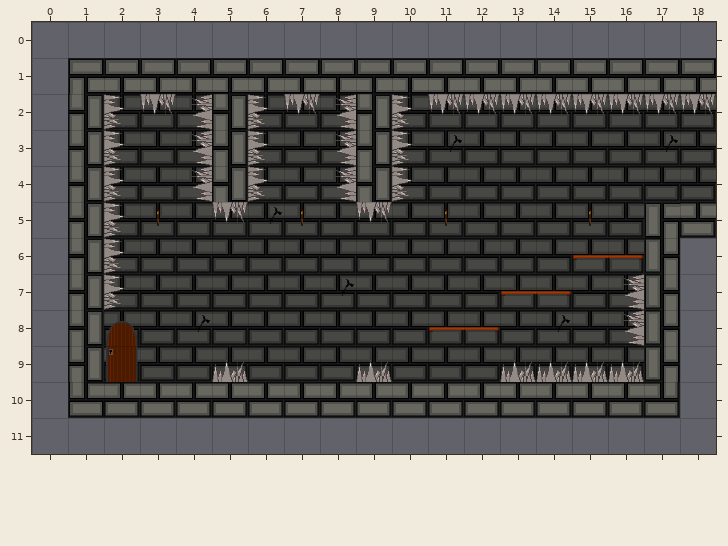
Tiled map: Content/map_2_3.tmx. Above, as it was before the edit.
Cells are 45x45 px. Shown: x 0..18, y 0..11. The commit also replaced the tileset; all pictures use the new one.
Once edited:
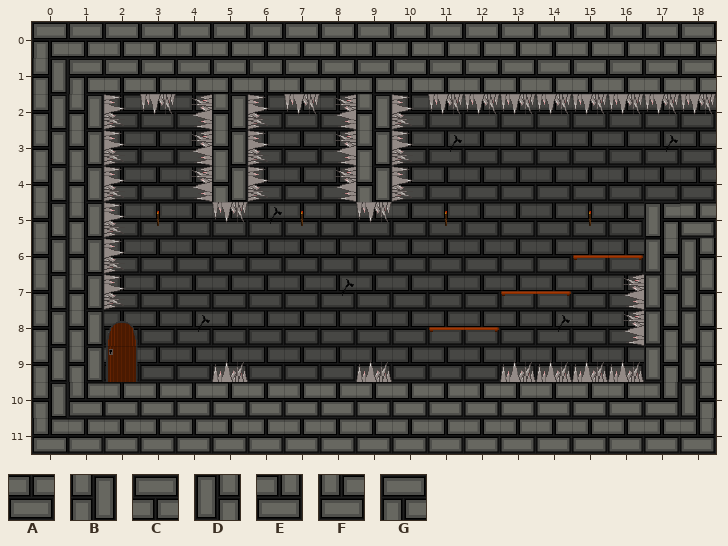
Key: from "briques sol": A 8, B 9, C 10, D 11, E 12, F 12 flipped left-right, G 14.
_ is an empty cell.
The exact change:
Layer "Calque de Tuiles 1":
y 0: x 0..18 ___________________ -> GCCCCCCCCCCCCCCCCCC
y 1..5: x 0 _ -> B
y 6..10: x 0 _ -> B; x 18 _ -> D
y 11: x 0..18 ___________________ -> FAAAAAAAAAAAAAAAAAE
